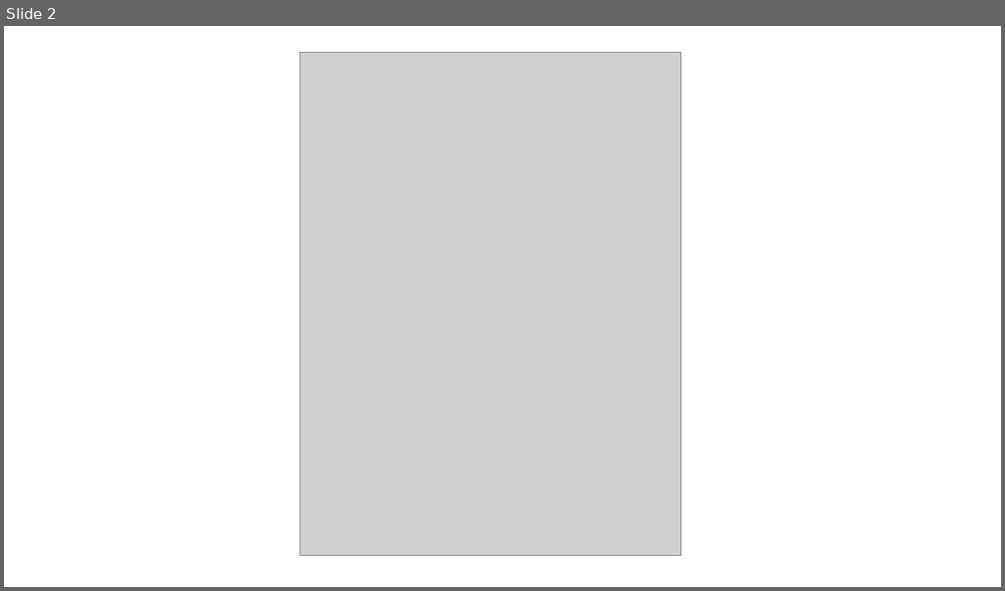
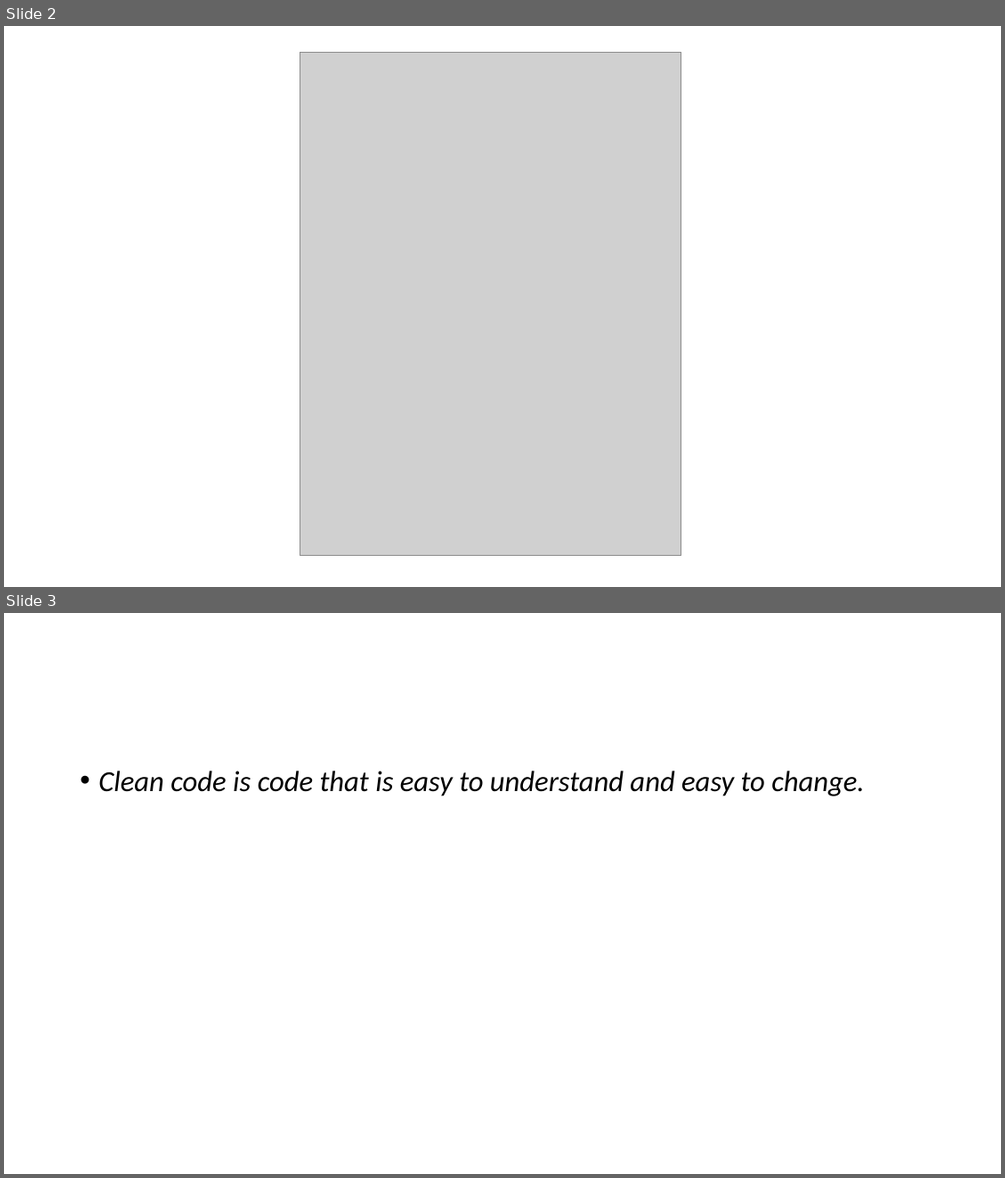
Before and after one commit to sophiefeldmanbright/ScHARR-open-science-workshop, a slide deck: content/resources/2-clean code/Clean-code.pptx. Shown one above the other, each under a label of ours: slide 2 before the commit, slides 2 and 3 after it. The pictures are 1005x591 and 1005x1178 pixels, drawn with LibreOffice and Linux fonts; fonts in the diff are those of the drawing; grey boxes stand for pictures. Boxes give left, top, right and bottom in pixels: in the first picture for what was removed or moved away, otherwise in the second. Text is boxed around its words. In the diff, an @@ line names an element or a change of style, - is before the commit and + after.

```diff
--- a/content/resources/2-clean code/Clean-code.pptx
+++ b/content/resources/2-clean code/Clean-code.pptx
@@ slide 3 added at <box>4,613,1001,1174</box>, background #FFFFFF @@
@@ text added at <box>98,771,864,796</box>, 28 pt, text #000000, italic @@
+• Clean code is code that is easy to understand and easy to change.
```
Also in this commit, not shown: 5 other slides added, 3 slides removed, 19 other files.
